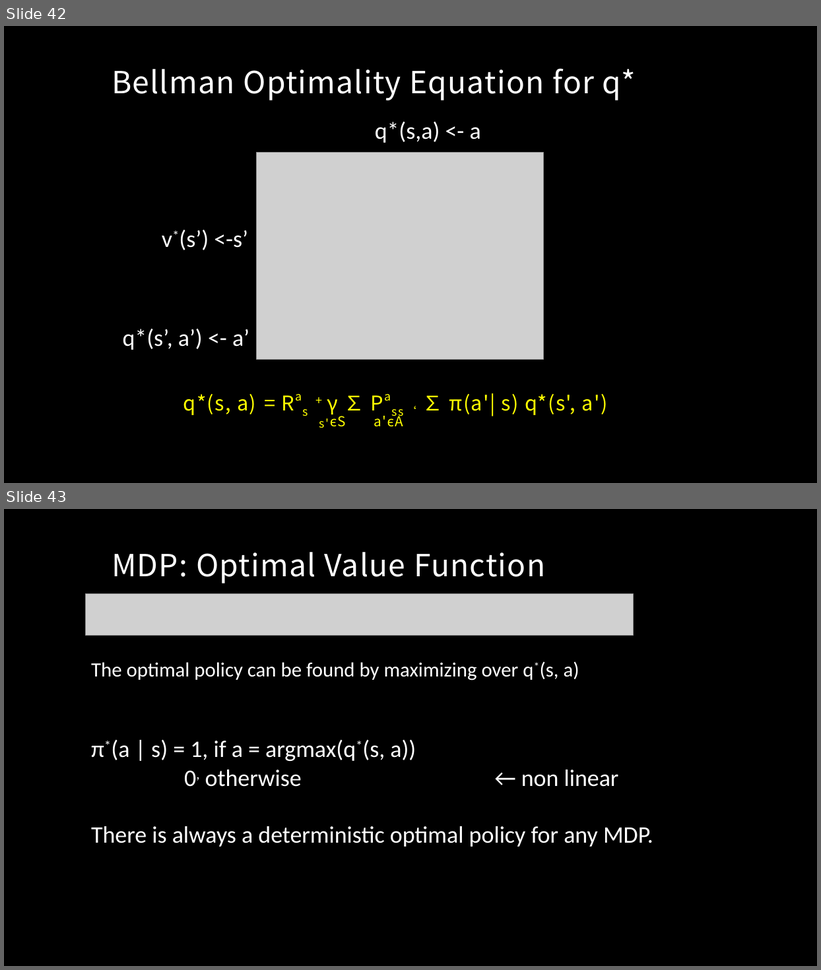
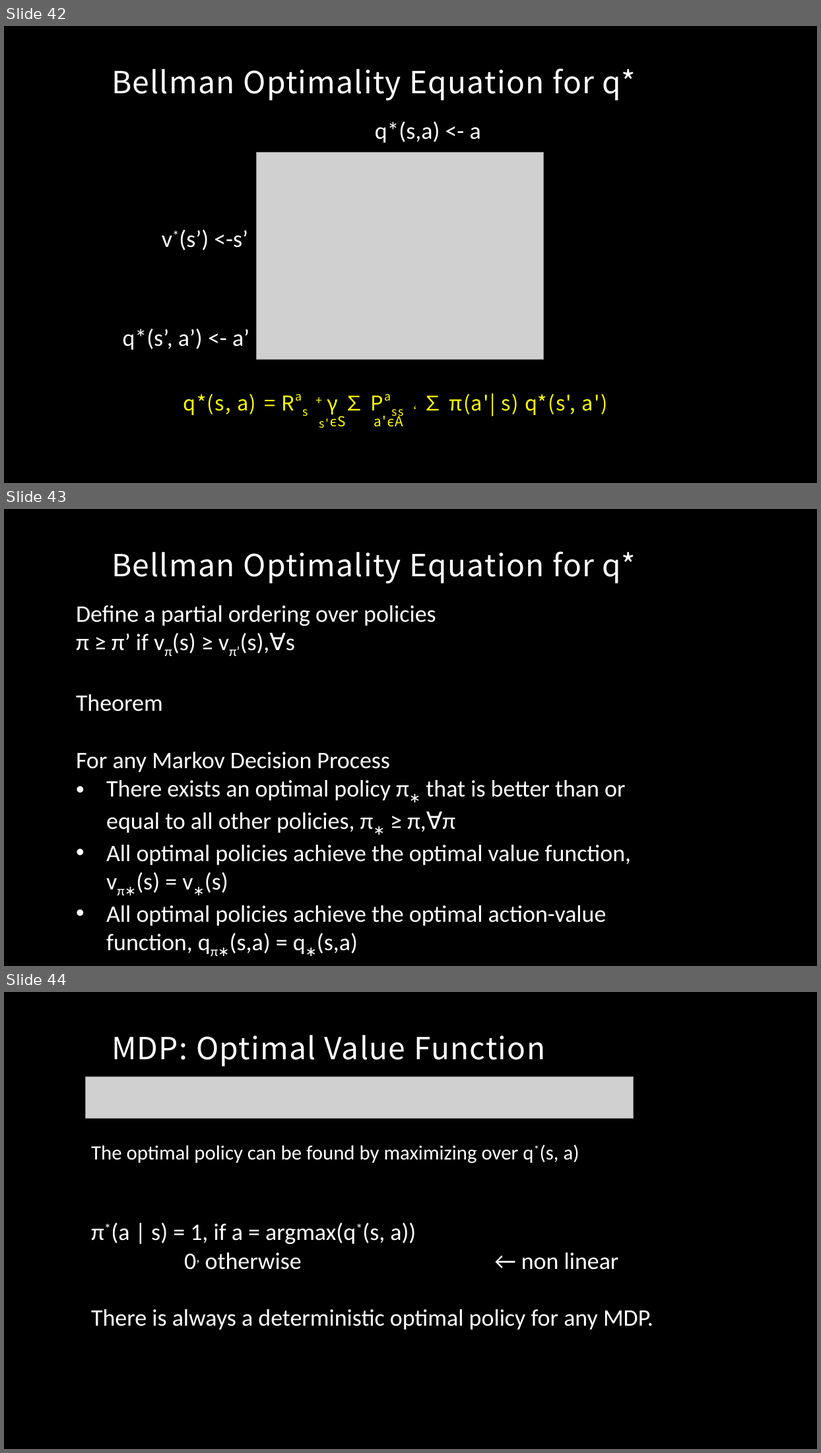
Before and after one commit to MacgyverLin/VintageComputer, a slide deck: Speech/Reinforcement Learning 2.pptx. Shown one above the other, each under a label of ours: slides 42 and 43 before the commit, slides 42, 43 and 44 after it. The pictures are 821x970 and 821x1453 pixels, drawn with LibreOffice and Linux fonts; fonts in the diff are those of the drawing; grey boxes stand for pictures; background and template pictures are left out. Boxes give left, top, right and bottom in pixels: in the first picture for what was removed or moved away, otherwise in the second. Text is boxed around its words. In the diff, an @@ line names an element or a change of style, - is before the commit and + after.

```diff
--- a/Speech/Reinforcement Learning 2.pptx
+++ b/Speech/Reinforcement Learning 2.pptx
@@ slide 43 added at [4, 509, 817, 966], background picture (left out) @@
@@ title added at [112, 551, 636, 584], 36 pt, text #FFFFFF @@
+Bellman Optimality Equation for q*
@@ text added at [76, 605, 632, 955], 28 pt, text #FFFFFF @@
+Deﬁne a partial ordering over policies
+π ≥ π’ if vπ(s) ≥ vπ’(s),∀s
+Theorem
+For any Markov Decision Process
+• There exists an optimal policy π∗ that is better than or equal to all other policies, π∗ ≥ π,∀π
+• All optimal policies achieve the optimal value function, vπ∗(s) = v∗(s)
+• All optimal policies achieve the optimal action-value function, qπ∗(s,a) = q∗(s,a)
@@ what was slide 43 is now slide 44 @@
```
Also in this commit, not shown: 9 slides changed.
